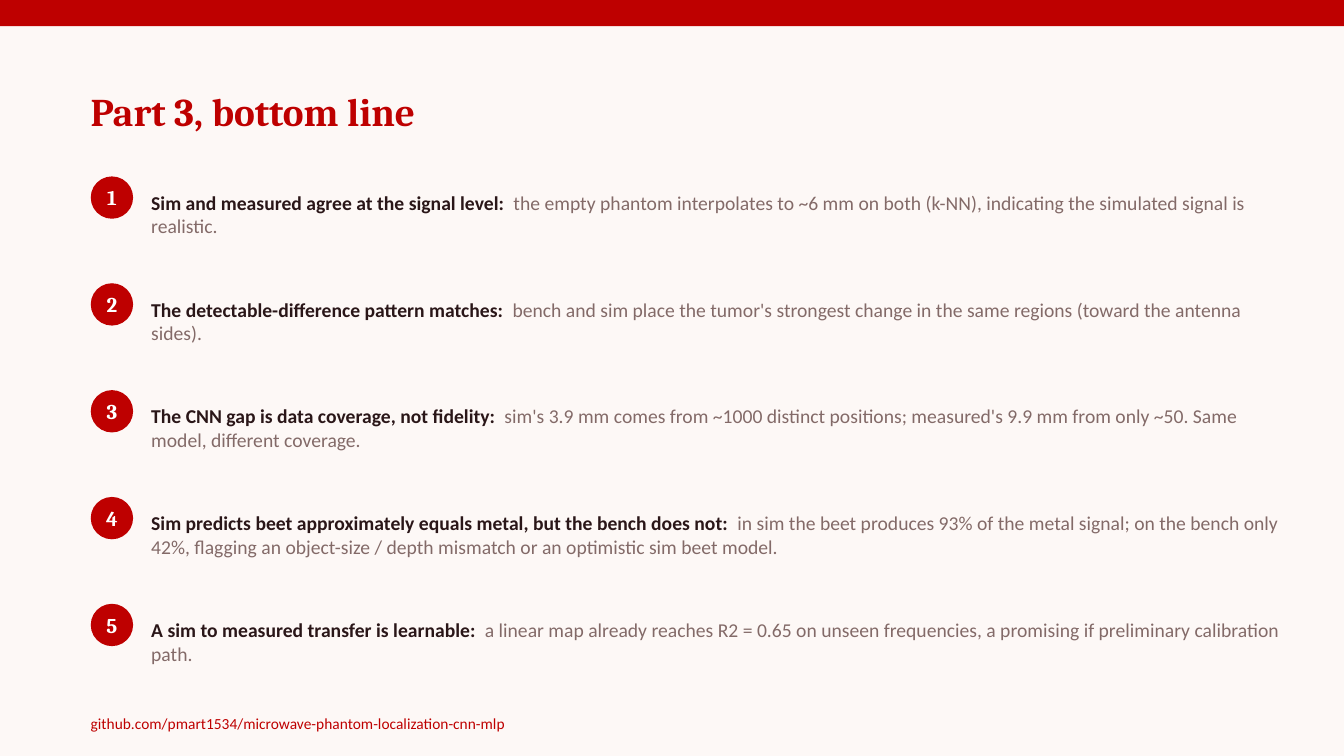
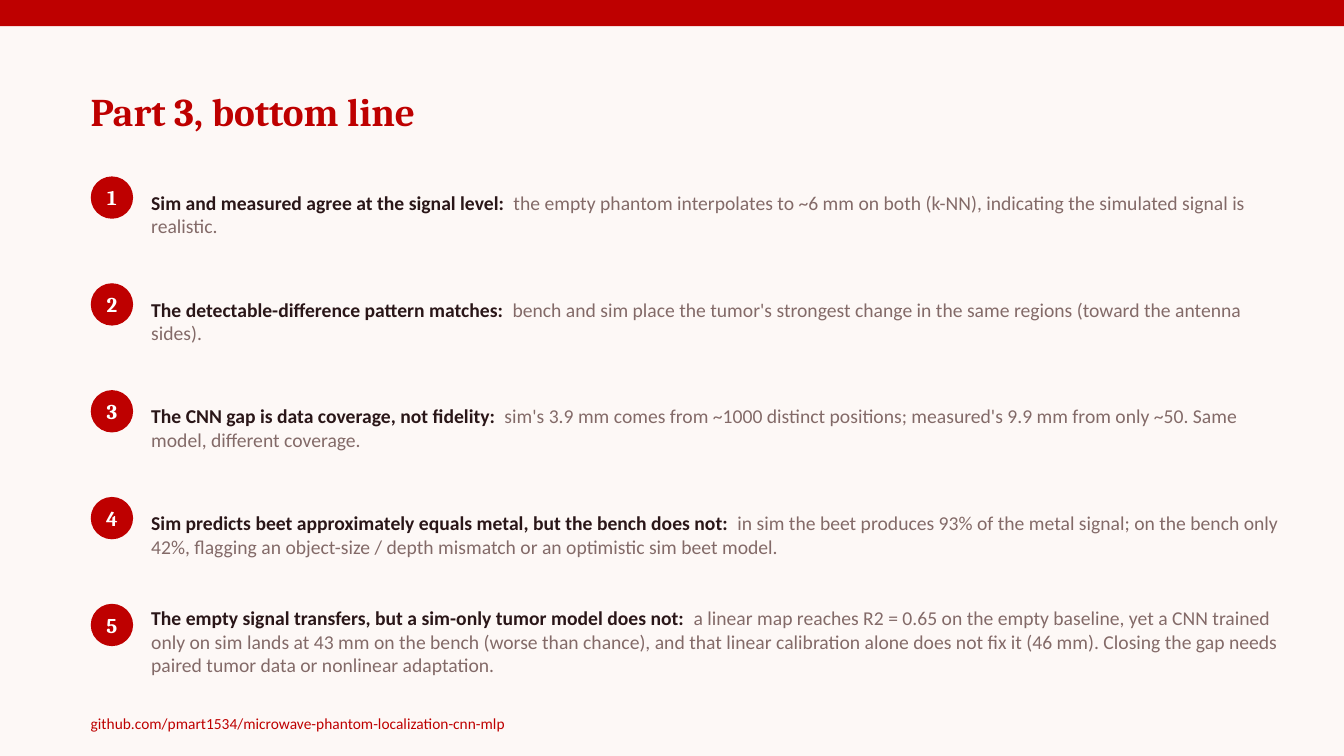
Before and after one commit to pmart1534/microwave-phantom-localization-cnn-mlp, a slide deck: slide 15 of regression_deck/Deck3_Sim_vs_Measured.pptx (slide 14 before the commit). Drawn at 1344x756 pixels with LibreOffice and Linux fonts; fonts in the diff are those of the drawing. Boxes give left, top, right and bottom in pixels: in the first picture for what was removed or moved away, otherwise in the second. Text is boxed around its words. In the diff, an @@ line names an element or a change of style, - is before the commit and + after.

```diff
--- a/regression_deck/Deck3_Sim_vs_Measured.pptx
+++ b/regression_deck/Deck3_Sim_vs_Measured.pptx
@@ text at box(151, 611, 1277, 675): text changed @@
-A sim to measured transfer is learnable: a linear map already reaches R2 = 0.65 on unseen frequencies, a promising if preliminary calibration path.
+The empty signal transfers, but a sim-only tumor model does not: a linear map reaches R2 = 0.65 on the empty baseline, yet a CNN trained only on sim lands at 43 mm on the bench (worse than chance), and that linear calibration alone does not fix it (46 mm). Closing the gap needs paired tumor data or nonlinear adaptation.
```
Also in this commit, not shown: 2 other slides changed, 1 slide added, 7 other files.
